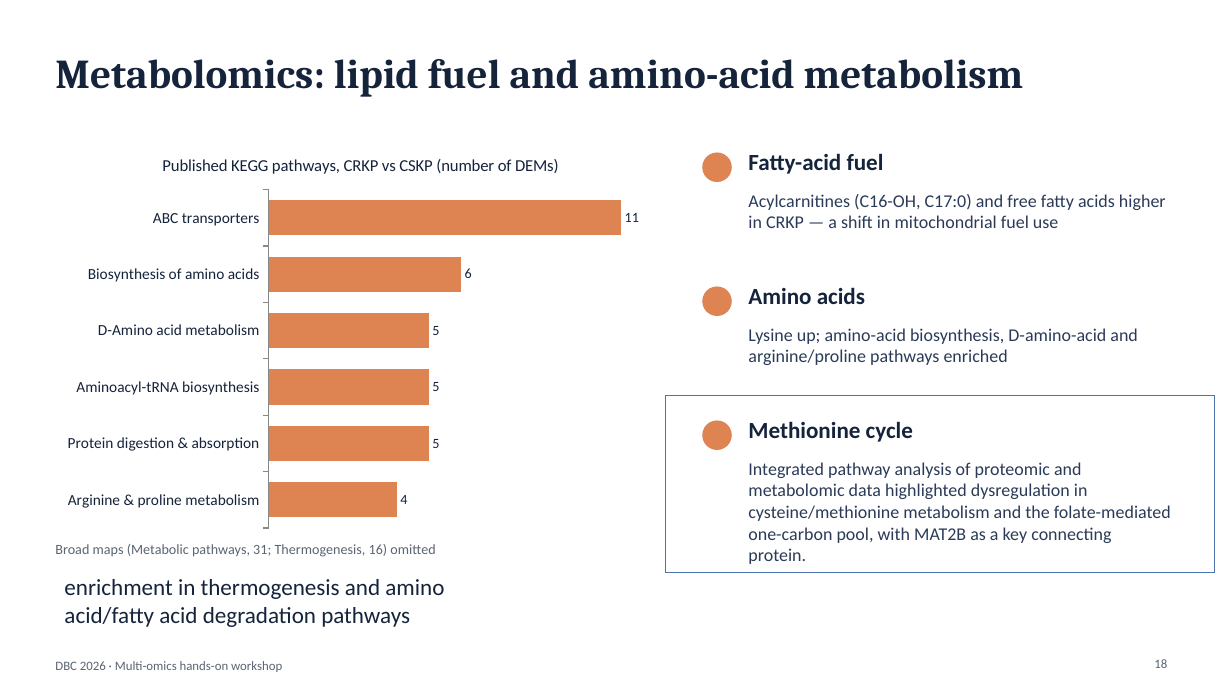
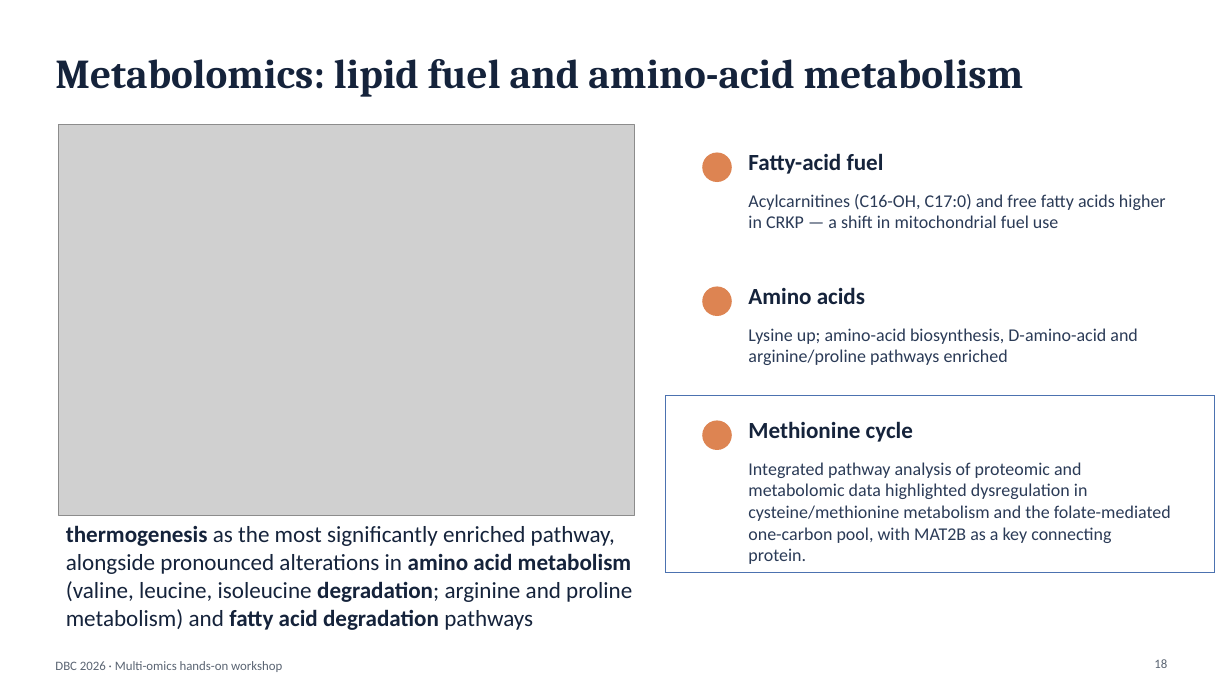
Before and after one commit to biosustain/dsp_multiomics_workshop, a slide deck: slide 18 of slides/01_workshop_introduction.pptx. Drawn at 1232x693 pixels with LibreOffice and Linux fonts; fonts in the diff are those of the drawing; grey boxes stand for pictures. Boxes give left, top, right and bottom in pixels: in the first picture for what was removed or moved away, otherwise in the second. Text is boxed around its words. In the diff, an @@ line names an element or a change of style, - is before the commit and + after.

```diff
--- a/slides/01_workshop_introduction.pptx
+++ b/slides/01_workshop_introduction.pptx
@@ bar chart removed at <box>55,139,665,536</box> @@
-title "Published KEGG pathways, CRKP vs CSKP (number of DEMs)"
-categories: Arginine & proline metabolism, Protein digestion & absorption, Aminoacyl-tRNA biosynthesis, D-Amino acid metabolism, Biosynthesis of amino acids, ABC transporters
-Series 1: 4, 5, 5, 5, 6, 11
@@ picture added at <box>58,125,634,516</box> @@
@@ text at <box>66,525,632,630</box>: text changed @@
-enrichment in thermogenesis and amino acid/fatty acid degradation pathways
+thermogenesis as the most significantly enriched pathway, alongside pronounced alterations in amino acid metabolism (valine, leucine, isoleucine degradation; arginine and proline metabolism) and fatty acid degradation pathways
@@ text removed at <box>55,544,435,557</box> @@
-Broad maps (Metabolic pathways, 31; Thermogenesis, 16) omitted
```
Also in this commit, not shown: 10 other slides changed.
